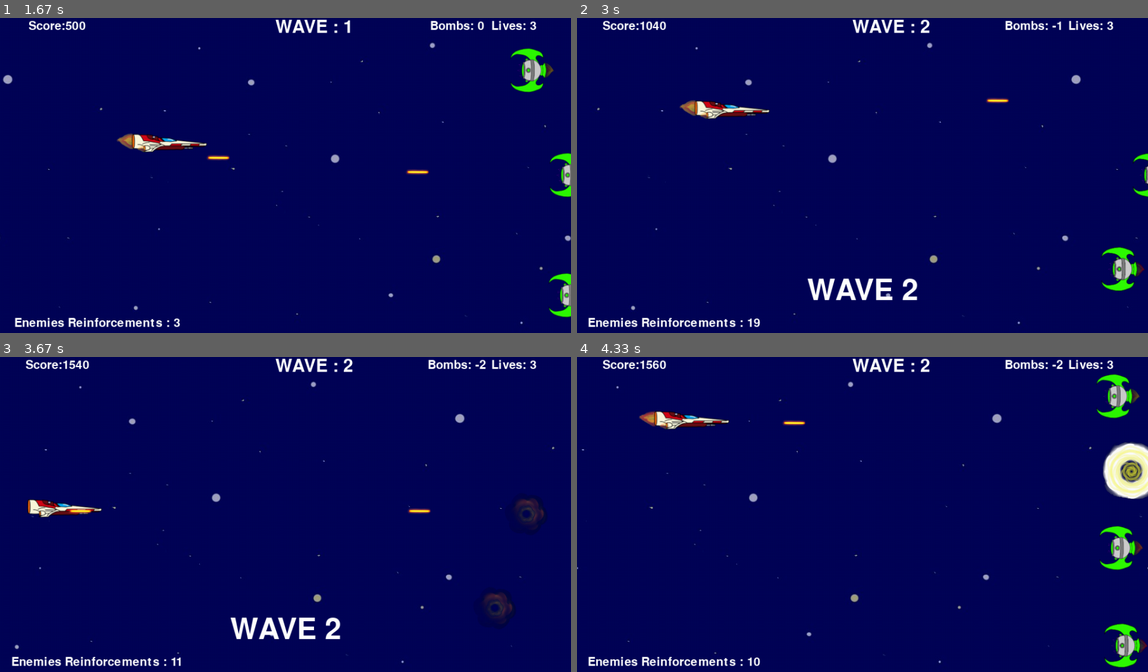
Above: before the commit, frames 1-4 (two rows, left to right).
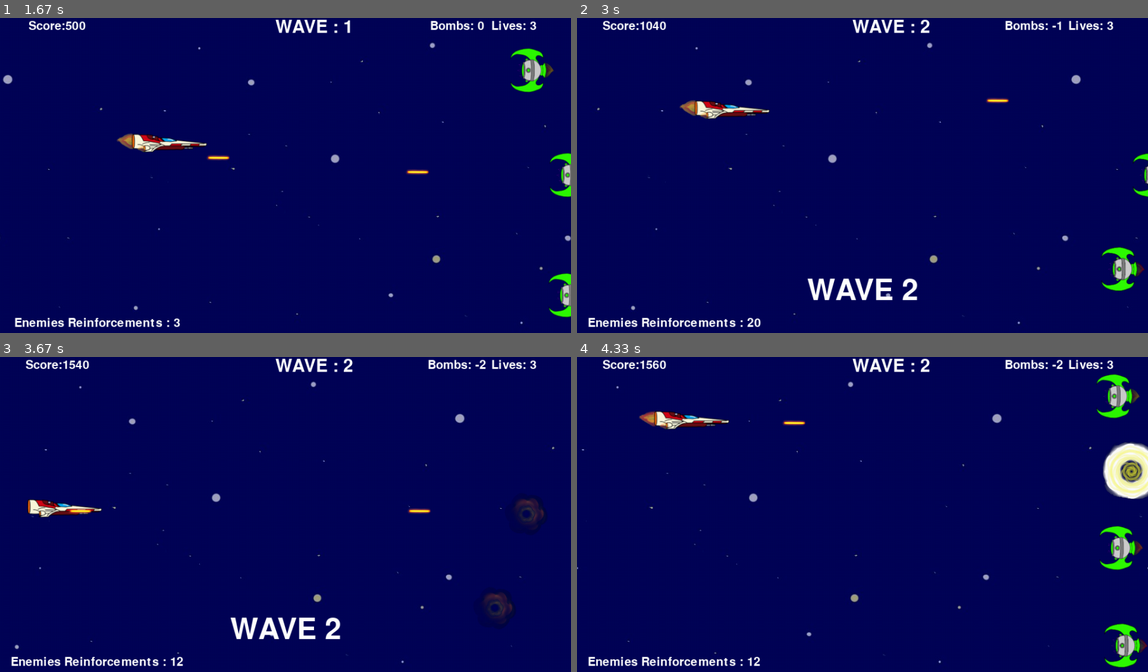
Above: after the commit, the same moments.

Repository: Demi-hero/UoN_Game_Project
Game: pygame game, started from Main.py
Two runs of this game, one before a commit and one after it. Both use one fixed random seed, a clock stepped at 60 frames per second and the inputs below.
Inputs:
- Up to frame 1 (1.67 s): tap Space at 0.33, 1.07, 1.37, 1.62 s; tap B at 0.67 s; hold Right 1-1.47 s; hold Up from 1.55 s (still down)
- Up to frame 2 (3 s): release Up at 1.85 s; hold Right 1.88-2.35 s; tap Space at 1.95, 2.25, 2.45, 2.75 s; tap B at 2.03 s; hold Left 2.38-2.92 s; hold Down from 2.95 s (still down)
- Up to frame 3 (3.67 s): tap Space at 3.02, 3.35, 3.65 s; release Down at 3.25 s; hold Left from 3.28 s (still down); tap B at 3.43 s
- Up to frame 4 (4.33 s): release Left at 3.68 s; hold Up 3.72-4.08 s; tap Space at 3.78, 4.18 s; hold Right from 4.12 s (still down)

Frame 1 is identical in both runs. In frame 2, less than 0.1% of the frame differs, in the area x 29-33%, y 95-99%; in frame 3, 0.4%, in the area x 2-33%, y 95-99%; in frame 4, less than 0.1%.

Commit message:
Fixing alien count
Alien_count now goes down when we spawn a new alien

Diff:
--- a/gamedata.py
+++ b/gamedata.py
@@ -195,7 +195,6 @@
         if self.hitpoints <= 0:
             self.kill()
             main.score += main.kill_score
-            main.alien_count -= 1
             main.sounds.boom.play()
             main.expl = Explosion(self.rect.center, 'lg')
             main.all_sprites.add(main.expl)
